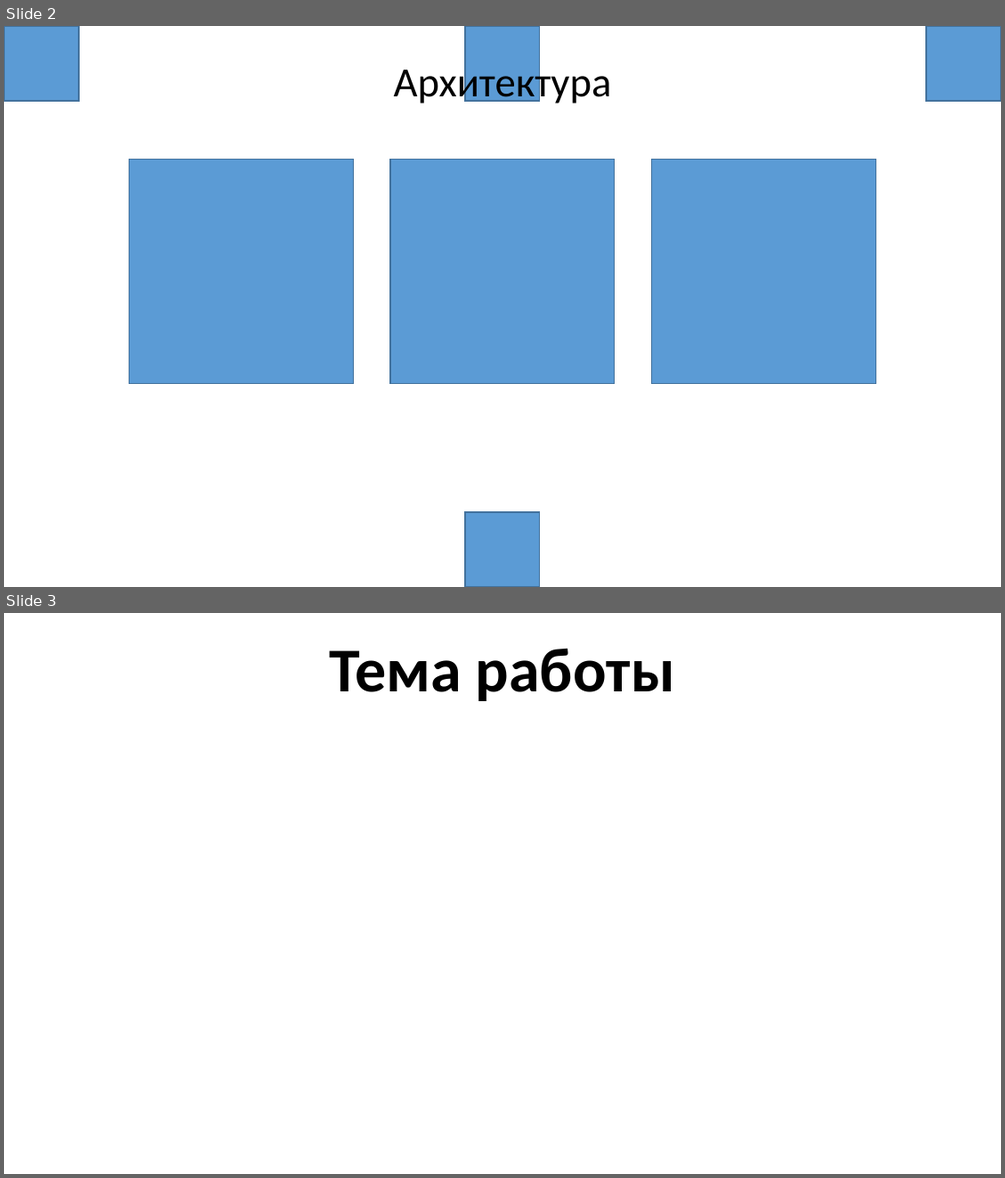
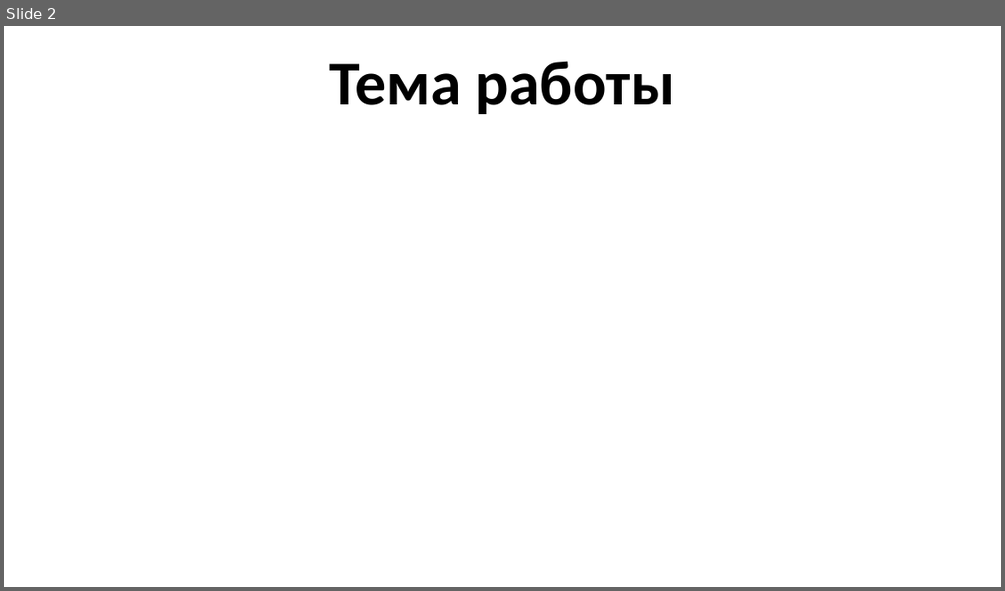
Before and after one commit to YoungTeurus/CreditAndUserServices, a slide deck: docs/Java 3 - presentation (without animation).pptx. Shown one above the other, each under a label of ours: slides 2 and 3 before the commit, slide 2 after it. The pictures are 1005x1178 and 1005x591 pixels, drawn with LibreOffice and Linux fonts; fonts in the diff are those of the drawing. Boxes give left, top, right and bottom in pixels: in the first picture for what was removed or moved away, otherwise in the second. Text is boxed around its words. In the diff, an @@ line names an element or a change of style, - is before the commit and + after.

```diff
--- a/docs/Java 3 - presentation (without animation).pptx
+++ b/docs/Java 3 - presentation (without animation).pptx
@@ slide 2 removed at box(4, 26, 1001, 587), background #FFFFFF @@
@@ rectangle removed at box(4, 26, 79, 101) @@
@@ rectangle removed at box(465, 26, 540, 101) @@
@@ rectangle removed at box(926, 26, 1001, 101) @@
@@ text removed at box(394, 62, 612, 103) @@
-Архитектура
@@ rectangle removed at box(129, 160, 353, 384) @@
@@ rectangle removed at box(390, 160, 615, 384) @@
@@ rectangle removed at box(652, 160, 876, 384) @@
@@ rectangle removed at box(465, 512, 540, 587) @@
@@ what was slide 3 is now slide 2 @@
```
Also in this commit, not shown: 1 slide added, 1 other slide removed.
